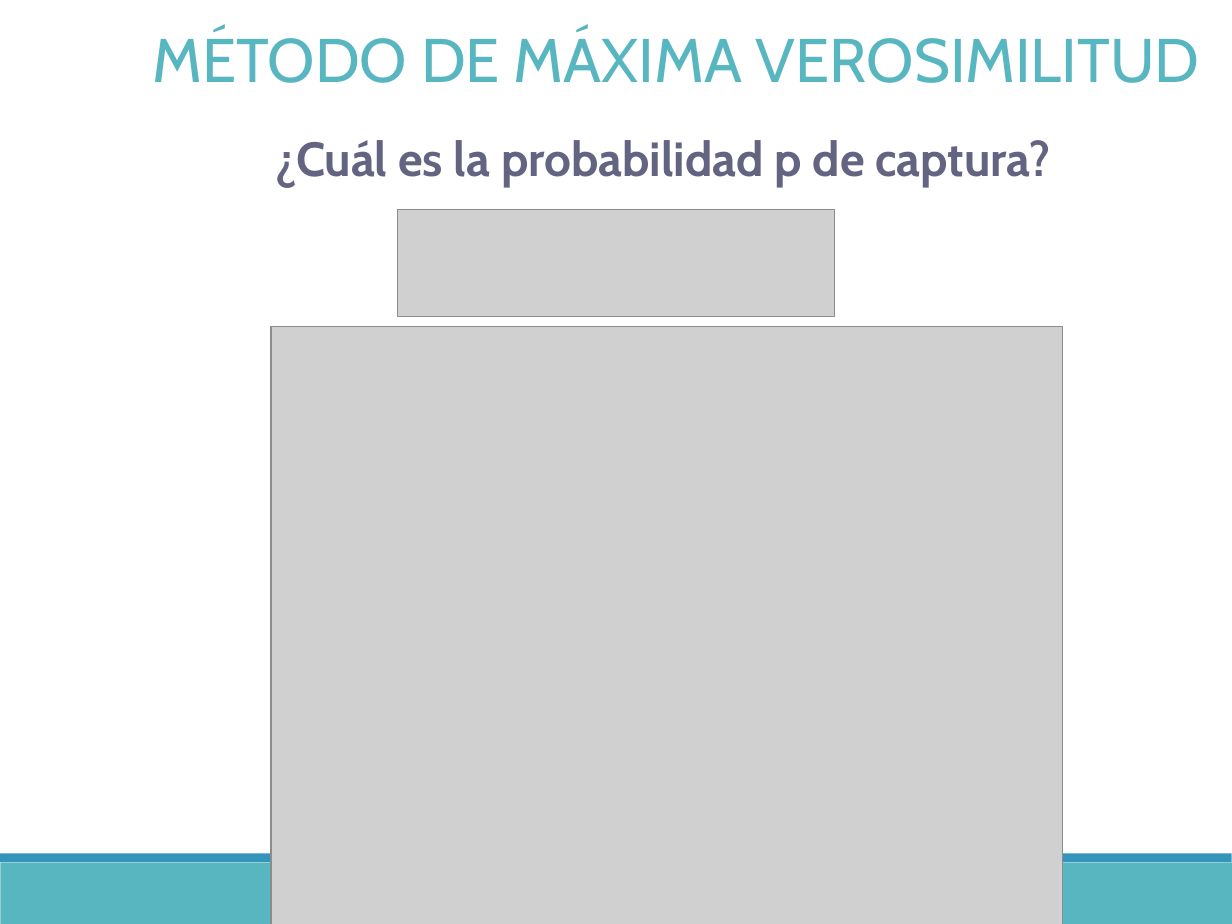
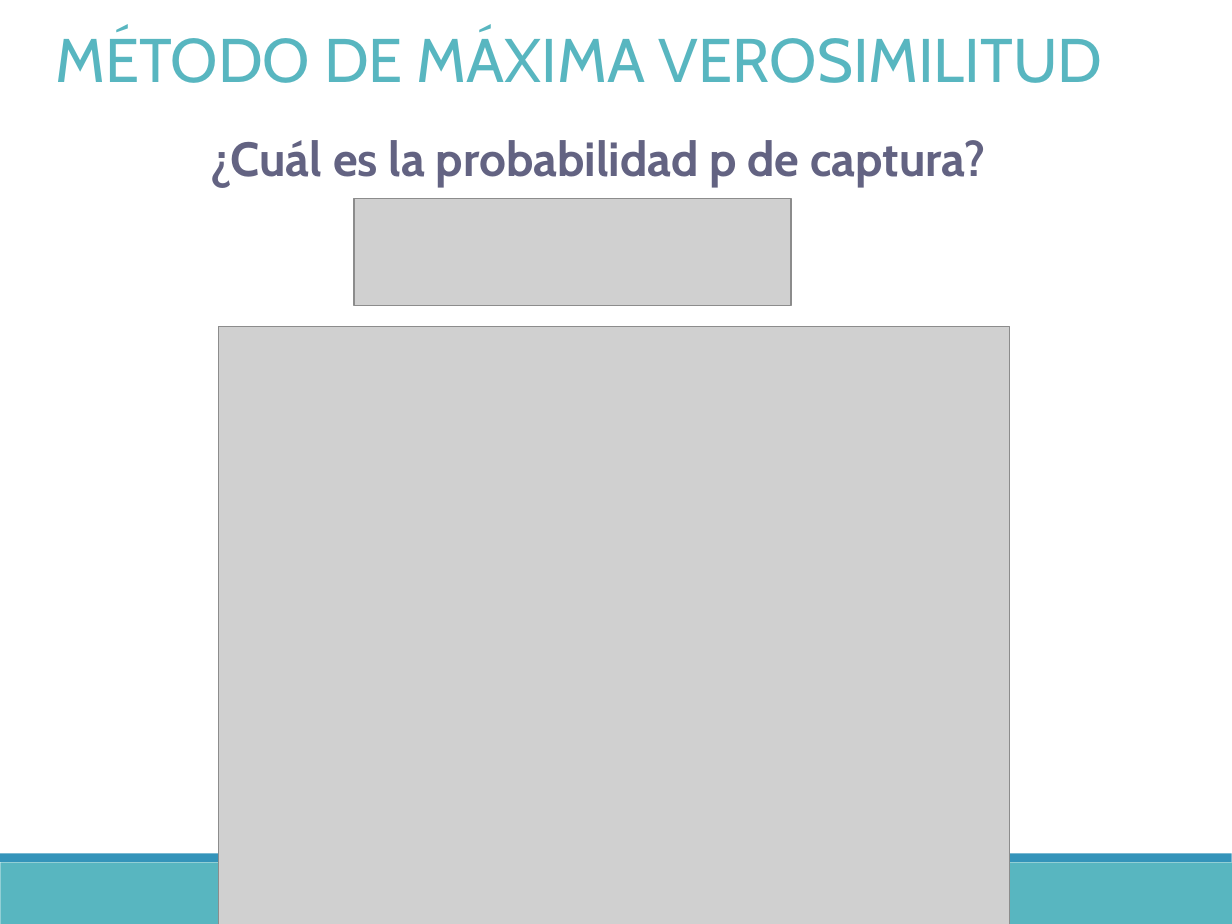
Before and after one commit to DrIgoA/Curso-Ocupacion23, a slide deck: slide 34 of Modulo 2_Occupacion2023.pptx (slide 28 before the commit). Drawn at 1232x924 pixels with LibreOffice and Linux fonts; fonts in the diff are those of the drawing; grey boxes stand for pictures. Boxes give left, top, right and bottom in pixels: in the first picture for what was removed or moved away, otherwise in the second. Text is boxed around its words. In the diff, an @@ line names an element or a change of style, - is before the commit and + after.

```diff
--- a/Modulo 2_Occupacion2023.pptx
+++ b/Modulo 2_Occupacion2023.pptx
@@ text "MÉTODO DE MÁXIMA VEROSIMILITUD": place and size @@
-text "MÉTODO DE MÁXIMA VEROSIMILITUD" at [153,30,1200,83]
+text "MÉTODO DE MÁXIMA VEROSIMILITUD" at [56,30,1103,83]
@@ text "¿Cuál es la probabilidad p ...": place and size @@
-text "¿Cuál es la probabilidad p ..." at [276,140,1050,187]
+text "¿Cuál es la probabilidad p ..." at [211,140,985,187]
@@ picture: place and size @@
-picture at [398,209,835,317]
+picture at [354,198,791,306]
@@ picture: place and size @@
-picture at [271,326,1062,924]
+picture at [218,326,1009,924]
```
Also in this commit, not shown: 21 other slides changed, 7 slides added, 1 slide removed, 5 other files.
